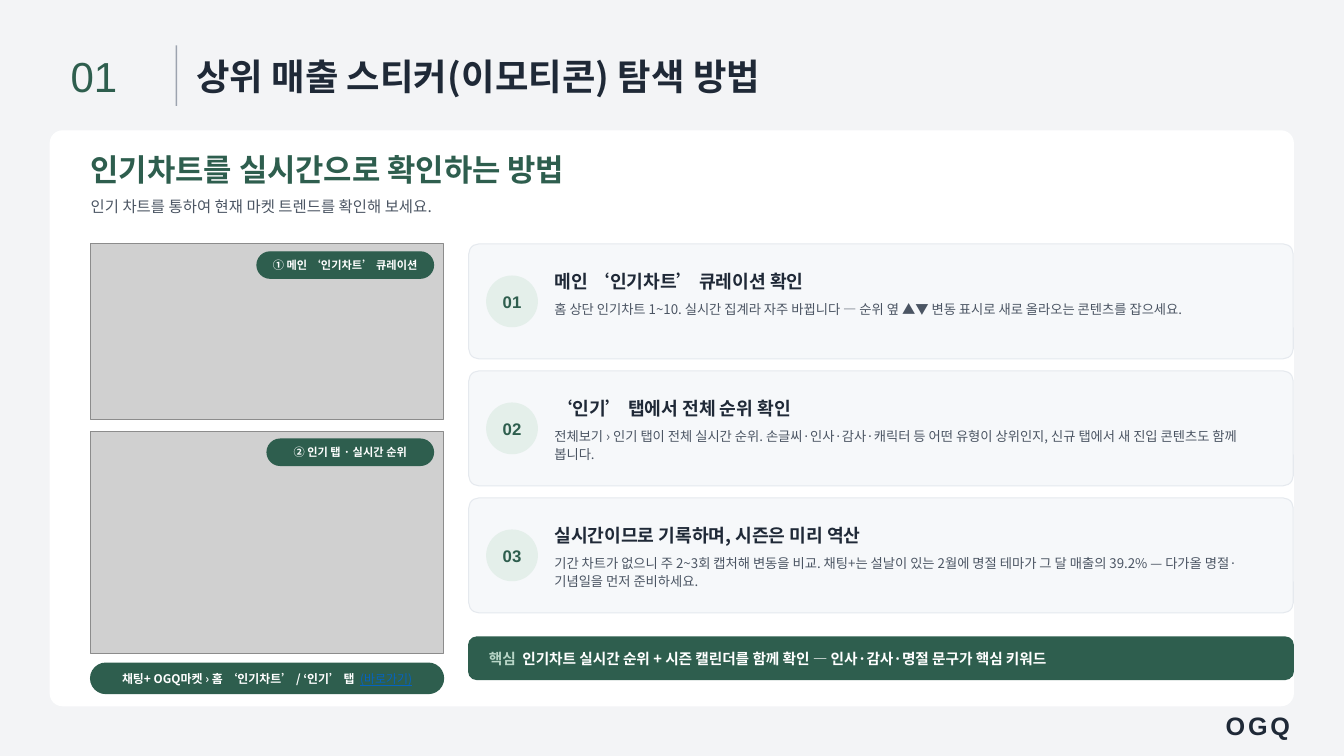
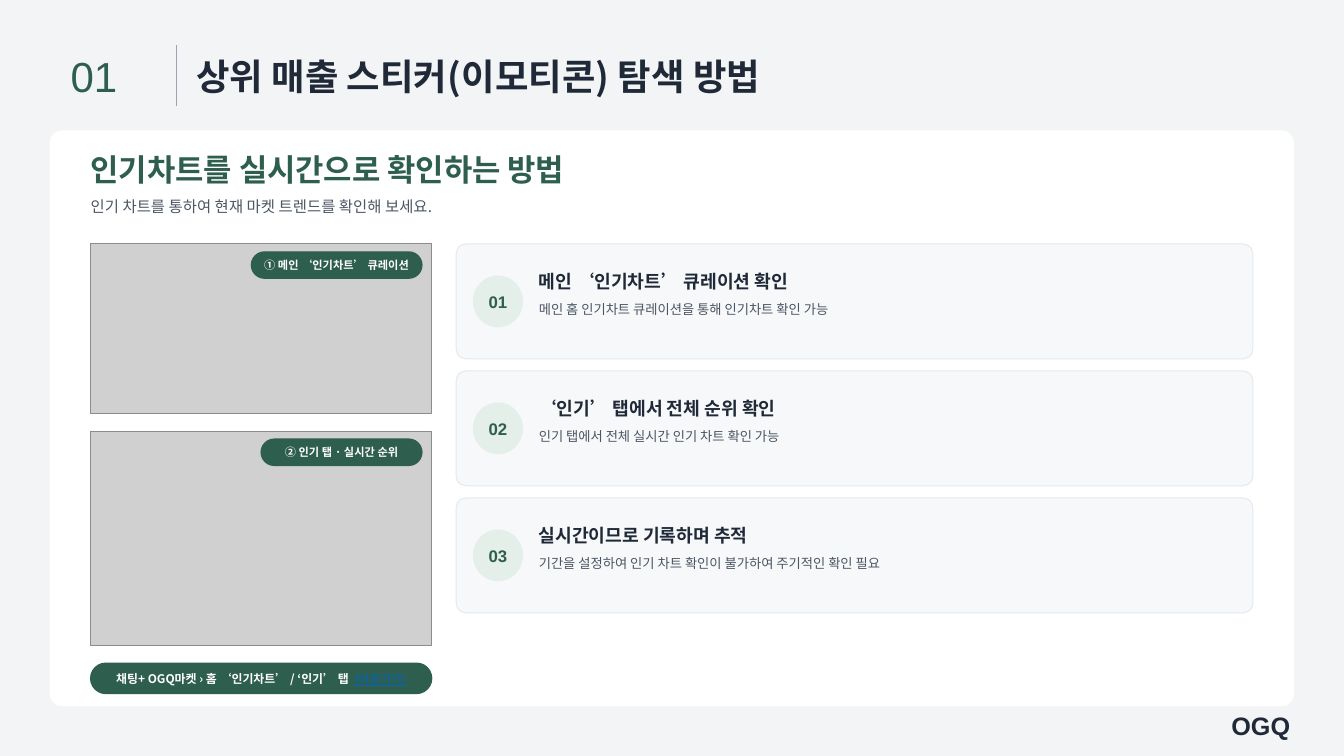
Before and after one commit to loveet3-hue/ogq-banner-generator, a slide deck: slide 26 of playbook/template_v2.pptx. Drawn at 1344x756 pixels with LibreOffice and Linux fonts; fonts in the diff are those of the drawing; grey boxes stand for pictures. Boxes give left, top, right and bottom in pixels: in the first picture for what was removed or moved away, otherwise in the second. Text is boxed around its words. In the diff, an @@ line names an element or a change of style, - is before the commit and + after.

```diff
--- a/playbook/template_v2.pptx
+++ b/playbook/template_v2.pptx
@@ picture: place and size @@
-picture at bbox=[91, 244, 444, 419]
+picture at bbox=[91, 244, 432, 413]
@@ text "① 메인 ‘인기차트’ 큐레이션": place and size @@
-text "① 메인 ‘인기차트’ 큐레이션" at bbox=[273, 259, 417, 270]
+text "① 메인 ‘인기차트’ 큐레이션" at bbox=[264, 259, 409, 270]
@@ rounded rectangle: place and size @@
-rounded rectangle at bbox=[257, 252, 434, 278]
+rounded rectangle at bbox=[251, 252, 421, 278]
@@ rounded rectangle: place and size @@
-rounded rectangle at bbox=[469, 244, 1294, 359]
+rounded rectangle at bbox=[456, 244, 1253, 359]
@@ text "메인 ‘인기차트’ 큐레이션 확인": place and size @@
-text "메인 ‘인기차트’ 큐레이션 확인" at bbox=[554, 272, 803, 290]
+text "메인 ‘인기차트’ 큐레이션 확인" at bbox=[539, 272, 788, 290]
@@ text at bbox=[539, 303, 828, 315]: text changed @@
-홈 상단 인기차트 1~10. 실시간 집계라 자주 바뀝니다 — 순위 옆 ▲▼ 변동 표시로 새로 올라오는 콘텐츠를 잡으세요.
+메인 홈 인기차트 큐레이션을 통해 인기차트 확인 가능
@@ rounded rectangle: place and size @@
-rounded rectangle at bbox=[469, 371, 1294, 486]
+rounded rectangle at bbox=[456, 371, 1253, 486]
@@ text "‘인기’ 탭에서 전체 순위 확인": place and size @@
-text "‘인기’ 탭에서 전체 순위 확인" at bbox=[554, 399, 791, 417]
+text "‘인기’ 탭에서 전체 순위 확인" at bbox=[539, 399, 775, 417]
@@ picture: place and size @@
-picture at bbox=[91, 432, 444, 653]
+picture at bbox=[91, 432, 432, 646]
@@ text "② 인기 탭 · 실시간 ...": place and size @@
-text "② 인기 탭 · 실시간 ..." at bbox=[294, 445, 407, 460]
+text "② 인기 탭 · 실시간 ..." at bbox=[285, 445, 399, 460]
@@ rounded rectangle: place and size @@
-rounded rectangle at bbox=[267, 440, 434, 466]
+rounded rectangle at bbox=[261, 440, 421, 466]
@@ text at bbox=[539, 430, 779, 442]: text changed @@
-전체보기 › 인기 탭이 전체 실시간 순위. 손글씨·인사·감사·캐릭터 등 어떤 유형이 상위인지, 신규 탭에서 새 진입 콘텐츠도 함께 봅니다.
+인기 탭에서 전체 실시간 인기 차트 확인 가능
@@ rounded rectangle: place and size @@
-rounded rectangle at bbox=[469, 498, 1294, 613]
+rounded rectangle at bbox=[456, 498, 1253, 613]
@@ 3 texts, 3 ellipses: place and size @@
-3 texts, 3 ellipses at bbox=[487, 276, 537, 581]
+3 texts, 3 ellipses at bbox=[474, 276, 522, 581]
@@ text at bbox=[539, 526, 747, 544]: text changed @@
-실시간이므로 기록하며, 시즌은 미리 역산
+실시간이므로 기록하며 추적
@@ text at bbox=[539, 557, 880, 569]: text changed @@
-기간 차트가 없으니 주 2~3회 캡처해 변동을 비교. 채팅+는 설날이 있는 2월에 명절 테마가 그 달 매출의 39.2% — 다가올 명절·기념일을 먼저 준비하세요.
+기간을 설정하여 인기 차트 확인이 불가하여 주기적인 확인 필요
@@ rounded rectangle removed at bbox=[469, 637, 1294, 680] @@
@@ text removed at bbox=[489, 651, 1046, 666] @@
-핵심 인기차트 실시간 순위 + 시즌 캘린더를 함께 확인 — 인사·감사·명절 문구가 핵심 키워드
@@ text "채팅+ OGQ마켓 › 홈 ‘인기차트’ ...": place and size @@
-text "채팅+ OGQ마켓 › 홈 ‘인기차트’ ..." at bbox=[122, 670, 412, 686]
+text "채팅+ OGQ마켓 › 홈 ‘인기차트’ ..." at bbox=[116, 670, 406, 686]
@@ rounded rectangle: place and size @@
-rounded rectangle at bbox=[91, 663, 444, 694]
+rounded rectangle at bbox=[91, 663, 432, 694]
@@ text "OGQ" at bbox=[1231, 717, 1290, 740]: letter spacing 2 to 0 pt @@
```
Also in this commit, not shown: 38 other slides changed, 6 other files.
